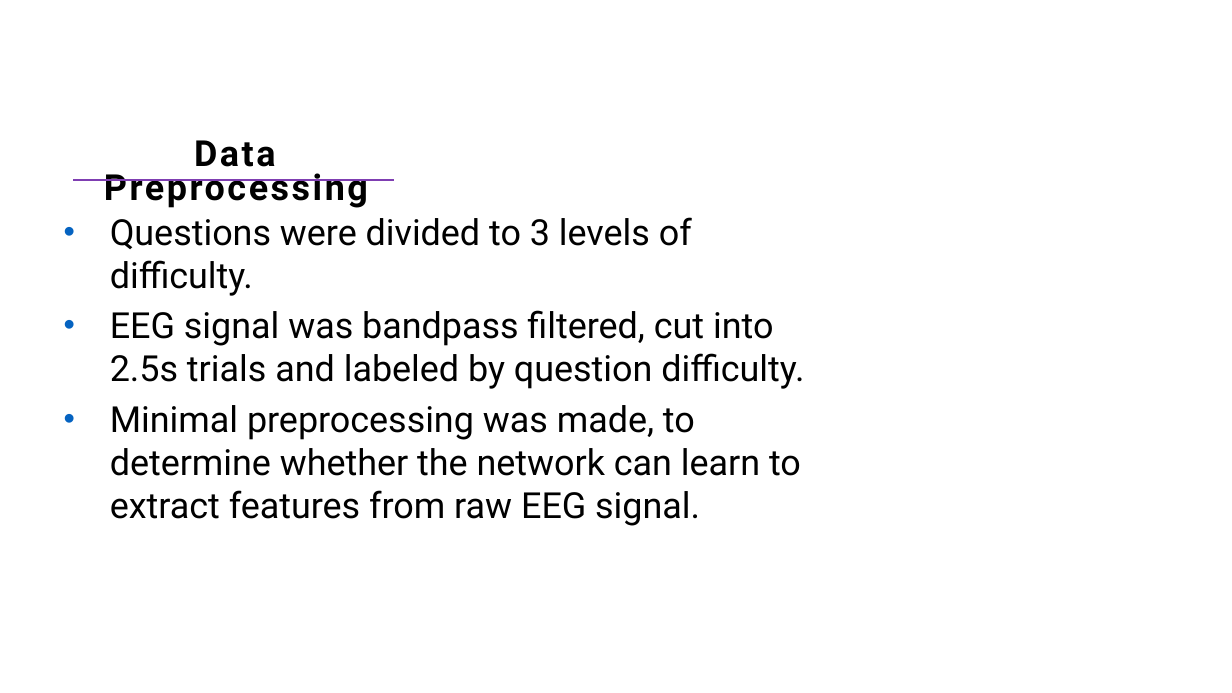
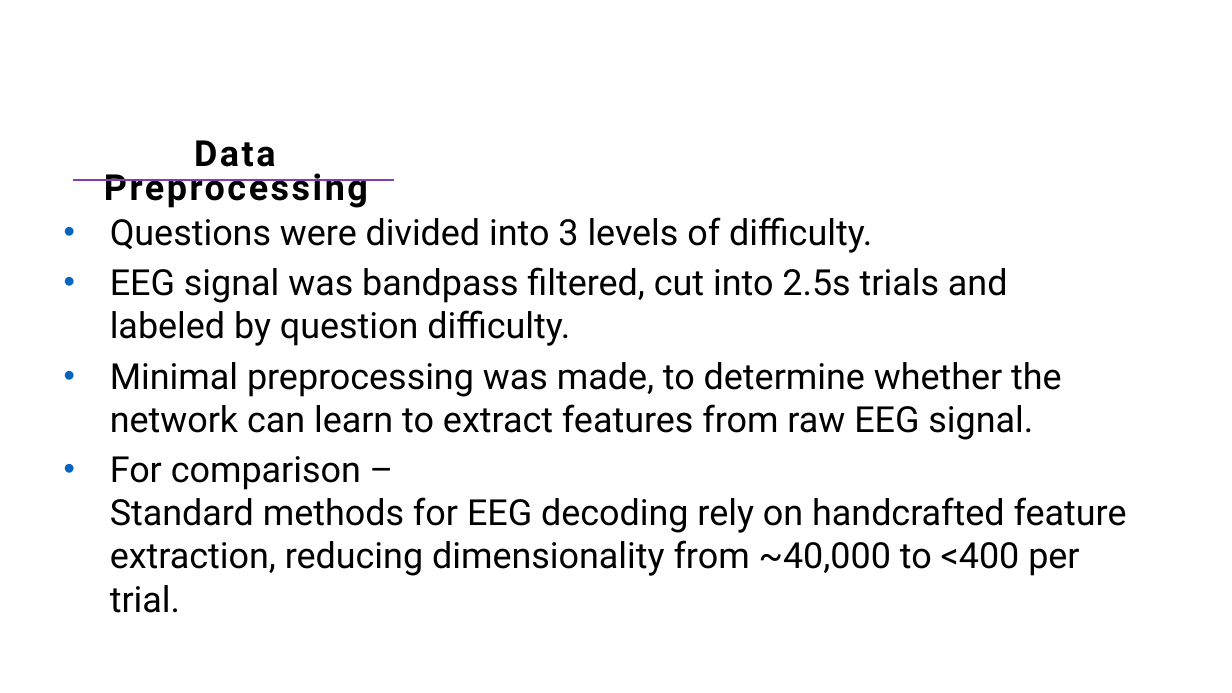
Before and after one commit to shaked3462/CognitiveWorkloadEstimation---EEG, a slide deck: slide 4 of Presentation/Project Presentation - Shaked Aharon.pptx. Drawn at 1232x693 pixels with LibreOffice and Linux fonts; fonts in the diff are those of the drawing. Boxes give left, top, right and bottom in pixels: in the first picture for what was removed or moved away, otherwise in the second. Text is boxed around its words. In the diff, an @@ line names an element or a change of style, - is before the commit and + after.

```diff
--- a/Presentation/Project Presentation - Shaked Aharon.pptx
+++ b/Presentation/Project Presentation - Shaked Aharon.pptx
@@ text at [110,217,872,253]: text changed @@
-• Questions were divided to 3 levels of difficulty.
+• Questions were divided into 3 levels of difficulty.
@@ text at [110,456,1127,576]: paragraph added @@
+• For comparison –
+  Standard methods for EEG decoding rely on handcrafted feature extraction, reducing dimensionality from ~40,000 to <400 per trial.
```
Also in this commit, not shown: 11 other slides changed, 6 other files.
